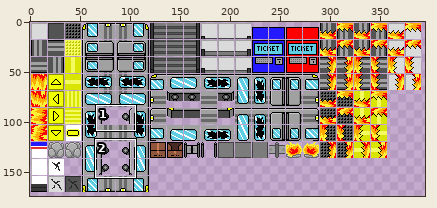
Sprite sheet: assets/images/tilesets/tileset_nm.png. The first picture is a wide view before the edit; the outline marks the close-up.
Close-up. Before the commit:
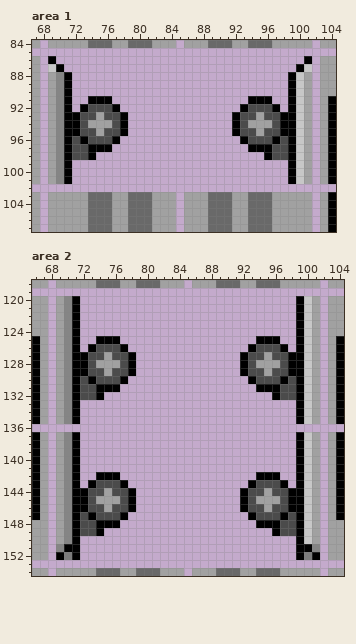
The file is 400x200 pixels. Colours within 5 levels of each other are drawn and written as one. Shown: area 1: x 67..104, y 84..107; area 2: x 66..104, y 118..154. The wide view leaves out empty margins.
After:
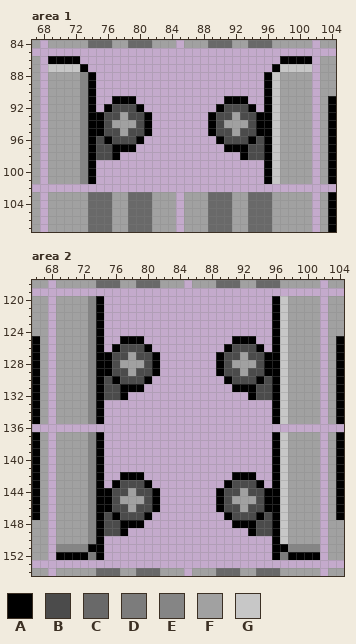
Palette (. is transparent): A #000000  B #4b4b4b  C #696969  D #7c7c7c  E #858585  F #a1a1a1  G #c7c7c7
What changed:
Changed rows in their new state; - is an unchanged pixel.
Area 1:
first column x 70:
 86 AAA-------------------------AAA
 87 GGGA-----------------------AGGG
 88 FFFEA---------------------AGFFF
 89 FFFEA---------------------AGFFF
 90 FFFEA---------------------AGFFF
 91 FFFE-..AAA-----------AAA..-GFFF
 92 FFFEA.ABBBA---------ABBBA.AGFFF
 93 FFFEAA--FBBA-------ABBF--AAGFFF
 94 FFFEAABFFFBA-------ABFFFBAAGFFF
 95 FFFEAA--FBBA-------ABBF--AAGFFF
 96 FFFEA-ABBBA---------ABBBA-AGFFF
 97 FFFE-BBAAA-----------AAABB-GFFF
 98 FFFE-BBA---------------ABB-GFFF
 99 FFFEA---------------------AGFFF
100 FFFEA---------------------AGFFF
101 FFFEA---------------------AGFFF
Area 2:
first column x 70:
120 FFFEA---------------------AGFFF
121 FFFEA---------------------AGFFF
122 FFFEA---------------------AGFFF
123 FFFEA---------------------AGFFF
124 FFFEA---------------------AGFFF
125 FFFE-..AAA-----------AAA..-GFFF
126 FFFEA.ABBBA---------ABBBA.AGFFF
127 FFFEAA--FBBA-------ABBF--AAGFFF
128 FFFEAABFFFBA-------ABFFFBAAGFFF
129 FFFEAA--FBBA-------ABBF--AAGFFF
130 FFFEA-ABBBA---------ABBBA-AGFFF
131 FFFE-BBAAA-----------AAABB-GFFF
132 FFFE-BBA---------------ABB-GFFF
133 FFFEA---------------------AGFFF
134 FFFEA---------------------AGFFF
135 FFFEA---------------------AGFFF
137 FFFEA---------------------AGFFF
138 FFFEA---------------------AGFFF
139 FFFEA---------------------AGFFF
140 FFFEA---------------------AGFFF
141 FFFEA---------------------AGFFF
142 FFFE-..AAA-----------AAA..-GFFF
143 FFFEA.ABBBA---------ABBBA.AGFFF
144 FFFEAA--FBBA-------ABBF--AAGFFF
145 FFFEAABFFFBA-------ABFFFBAAGFFF
146 FFFEAA--FBBA-------ABBF--AAGFFF
147 FFFEA-ABBBA---------ABBBA-AGFFF
148 FFFE-BBAAA-----------AAABB-GFFF
149 FFFE-BBA---------------ABB-GFFF
150 FFFEA---------------------AGFFF
151 EEEAA---------------------AAEEE
152 A-ADA---------------------ADA-A
Pixel boxes of the changes (left, top, right, bottom) in both close-ups:
changed: (56, 56, 152, 184)
changed: (208, 56, 304, 184)
changed: (64, 296, 160, 560)
changed: (216, 296, 312, 560)
